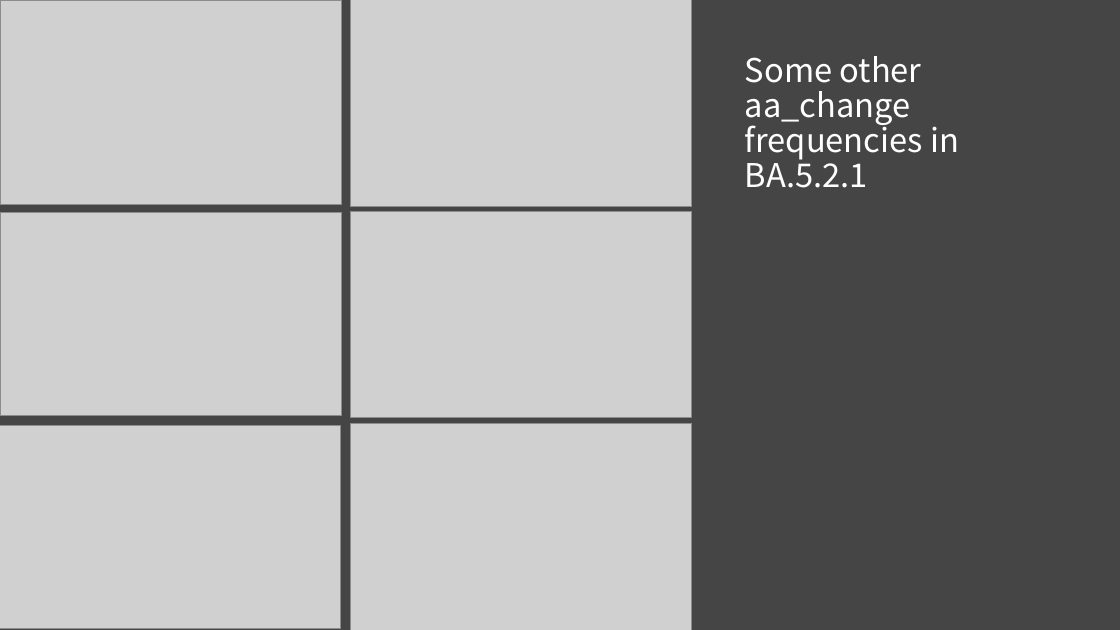
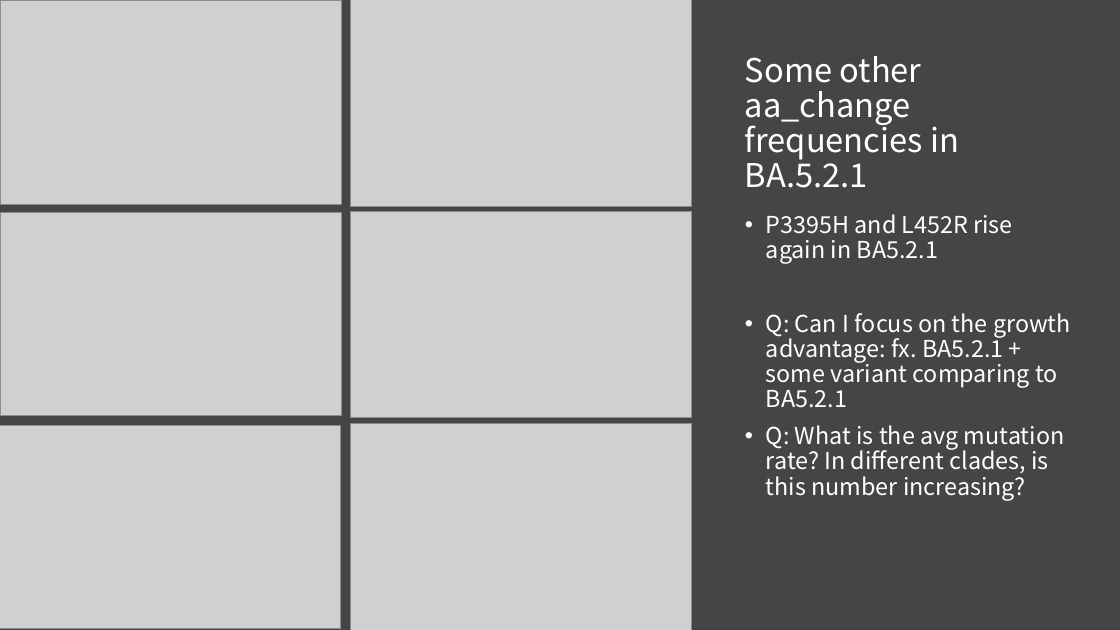
Before and after one commit to KirakiraZLY/Variants-and-mutation-rate-in-SARS-Cov2, a slide deck: slide 8 of DiaryLog/Week8.pptx (slide 7 before the commit). Drawn at 1120x630 pixels with LibreOffice and Linux fonts; fonts in the diff are those of the drawing; grey boxes stand for pictures. Boxes give left, top, right and bottom in pixels: in the first picture for what was removed or moved away, otherwise in the second. Text is boxed around its words. In the diff, an @@ line names an element or a change of style, - is before the commit and + after.

```diff
--- a/DiaryLog/Week8.pptx
+++ b/DiaryLog/Week8.pptx
@@ text added at (766, 214, 1071, 501), 20 pt, text #FFFFFF @@
+• P3395H and L452R rise again in BA5.2.1
+• Q: Can I focus on the growth advantage: fx. BA5.2.1 + some variant comparing to BA5.2.1
+• Q: What is the avg mutation rate? In different clades, is this number increasing?
```
Also in this commit, not shown: 1 other slide changed, 2 slides added, 2 other files.
